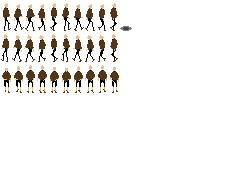
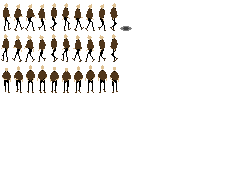
Comparing the layer stacks of the two 240 x 186 images. Changes:
painted on "walking down" over [5, 87, 117, 91]
